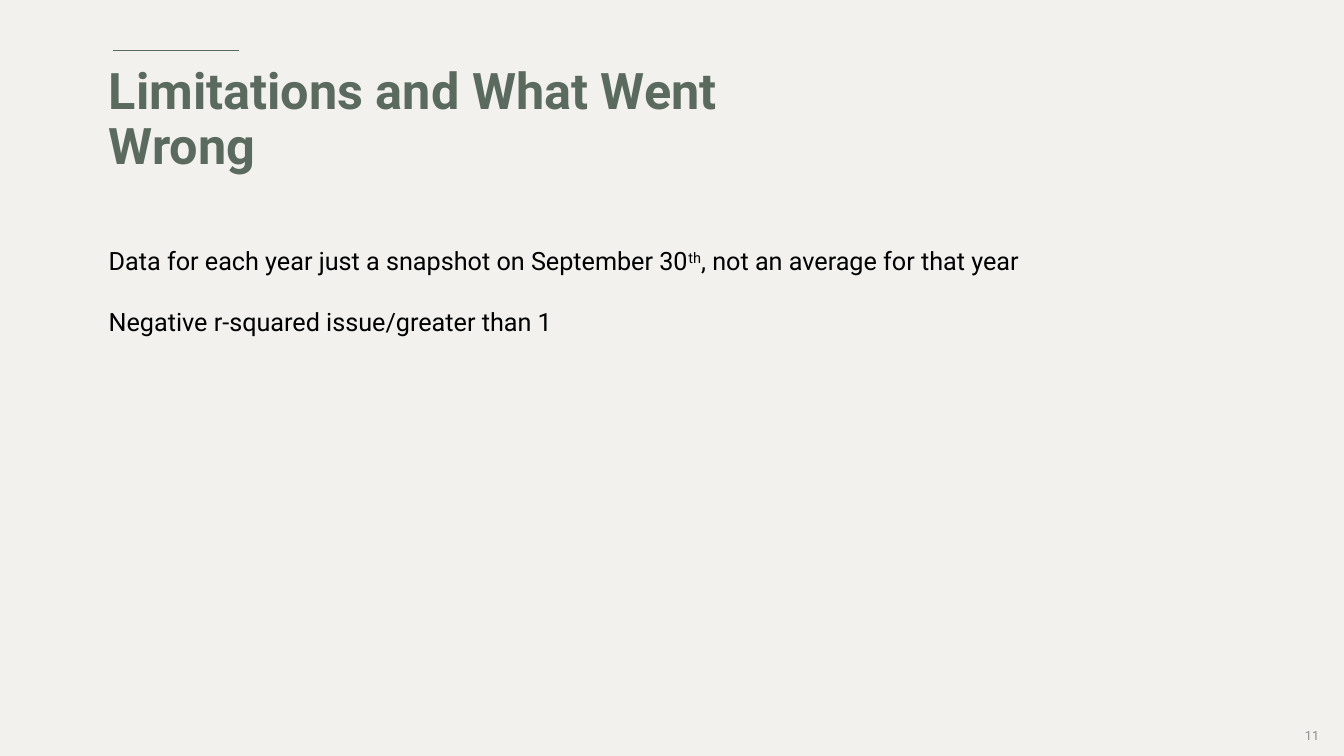
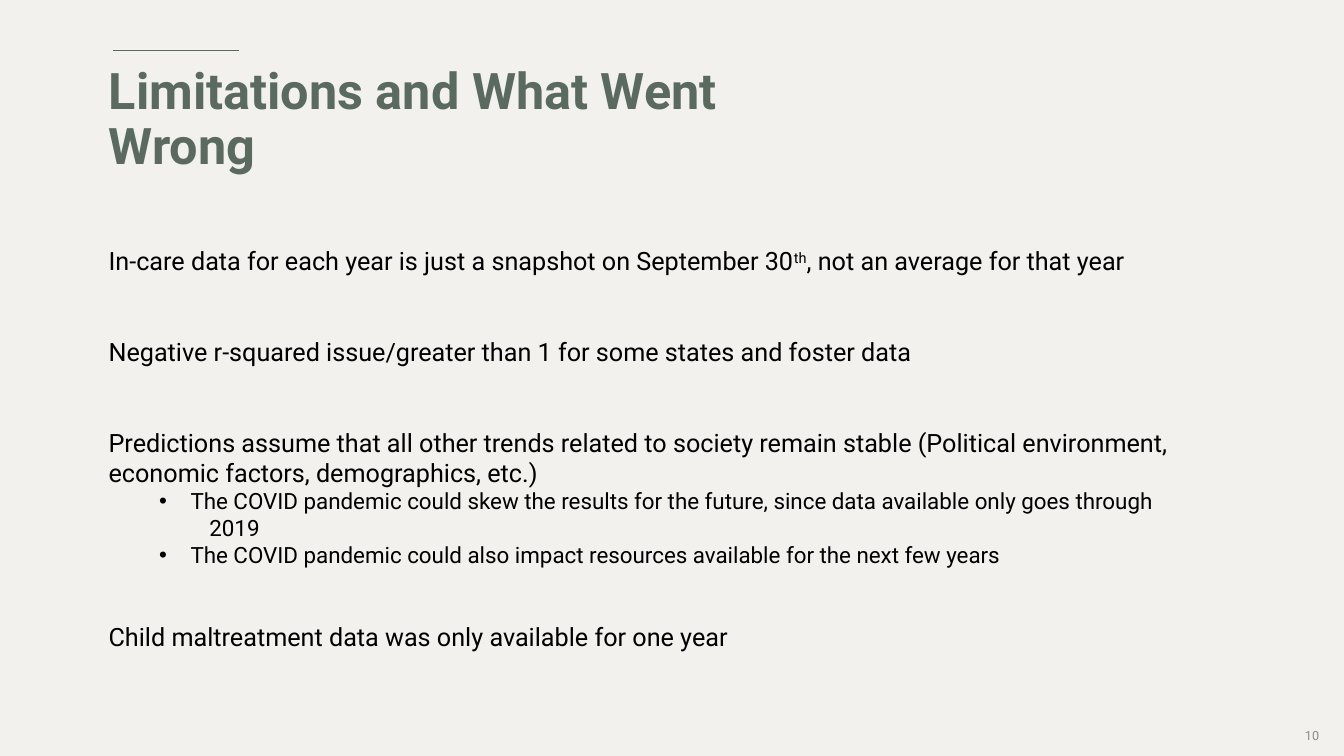
Before and after one commit to gemelodyyu/Trends-in-Foster-Care-and-Adoption, a slide deck: slide 10 of Power Point/Project 3-Trends in Foster Care.pptx (slide 11 before the commit). Drawn at 1344x756 pixels with LibreOffice and Linux fonts; fonts in the diff are those of the drawing. Boxes give left, top, right and bottom in pixels: in the first picture for what was removed or moved away, otherwise in the second. Text is boxed around its words. In the diff, an @@ line names an element or a change of style, - is before the commit and + after.

```diff
--- a/Power Point/Project 3-Trends in Foster Care.pptx
+++ b/Power Point/Project 3-Trends in Foster Care.pptx
@@ text at box(109, 251, 1167, 652): text changed @@
-Data for each year just a snapshot on September 30th, not an average for that year
-Negative r-squared issue/greater than 1
+In-care data for each year is just a snapshot on September 30th, not an average for that year
+Negative r-squared issue/greater than 1 for some states and foster data
+Predictions assume that all other trends related to society remain stable (Political environment,
+economic factors, demographics, etc.)
+  • The COVID pandemic could skew the results for the future, since data available only goes through
+2019
+  • The COVID pandemic could also impact resources available for the next few years
+Child maltreatment data was only available for one year
@@ page number at box(1305, 731, 1319, 740): text changed @@
-11
+10
```
Also in this commit, not shown: 5 other slides changed, 5 slides added, 4 slides removed.
